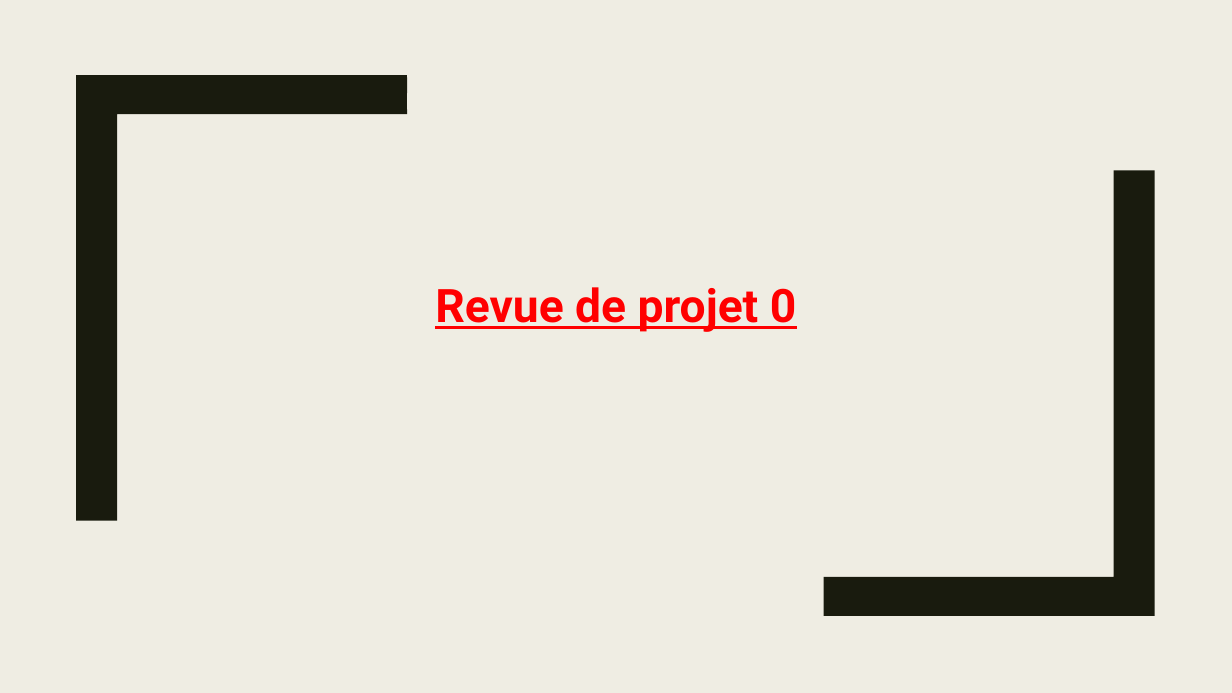
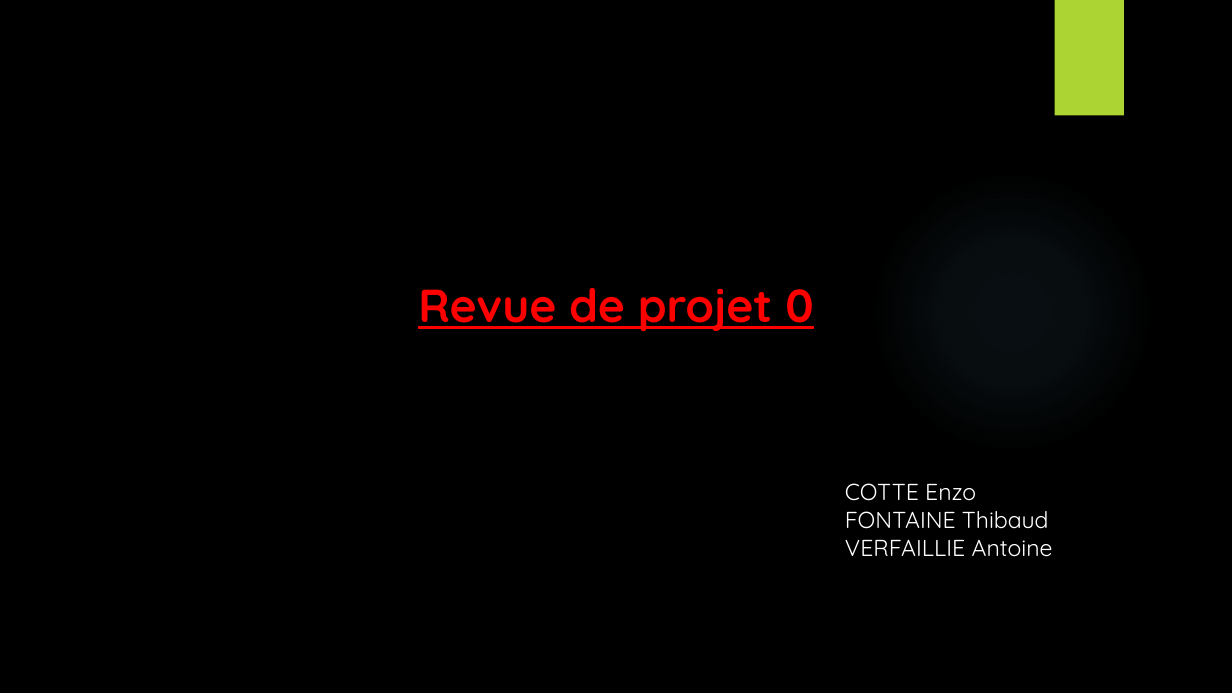
Before and after one commit to EnzoCotte/Projet-Approvisionnement-serre, a slide deck: slide 1 of Presentation revue 0 projet serre.pptx. Drawn at 1232x693 pixels with LibreOffice and Linux fonts; fonts in the diff are those of the drawing; background and template pictures are left out. Boxes give left, top, right and bottom in pixels: in the first picture for what was removed or moved away, otherwise in the second. Text is boxed around its words. In the diff, an @@ line names an element or a change of style, - is before the commit and + after.

```diff
--- a/Presentation revue 0 projet serre.pptx
+++ b/Presentation revue 0 projet serre.pptx
@@ background #EFEDE3 to picture (left out) @@
@@ rectangle added at (1055,0,1124,116), fill #ACD433 @@
@@ freeform shape removed at (76,75,407,520) @@
@@ freeform shape removed at (824,170,1155,616) @@
@@ ellipse added at (870,169,1154,454), fill gradient #7AC4F0 @@
@@ text "Revue de projet 0" at (418,288,813,332): font Roboto to Quicksand @@
@@ text added at (845,483,1053,557), 18 pt, text #FFFFFF @@
+COTTE Enzo
+FONTAINE Thibaud
+VERFAILLIE Antoine
```
Also in this commit, not shown: 8 other slides changed, 9 slides added, 2 slides removed.
